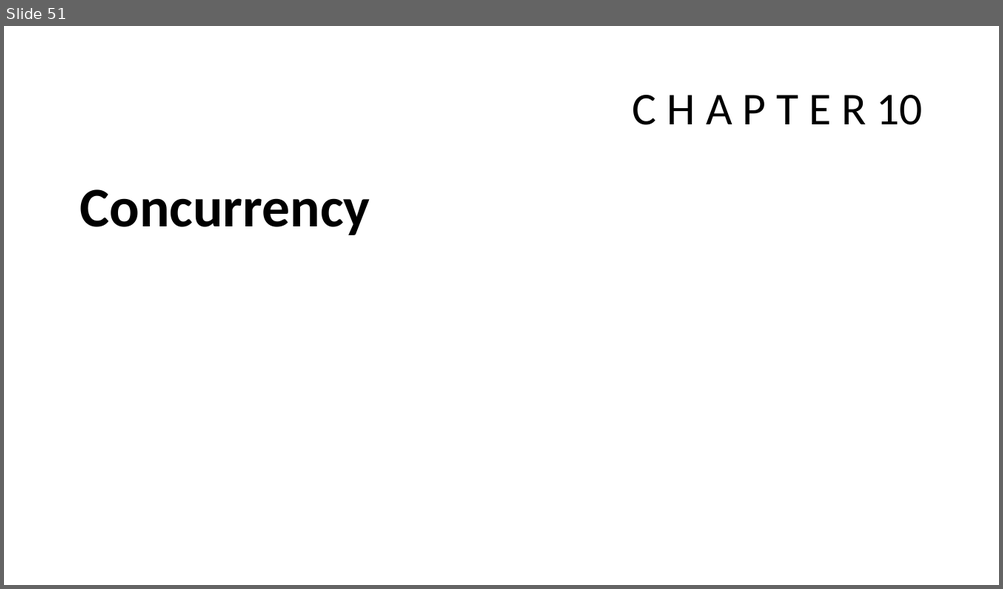
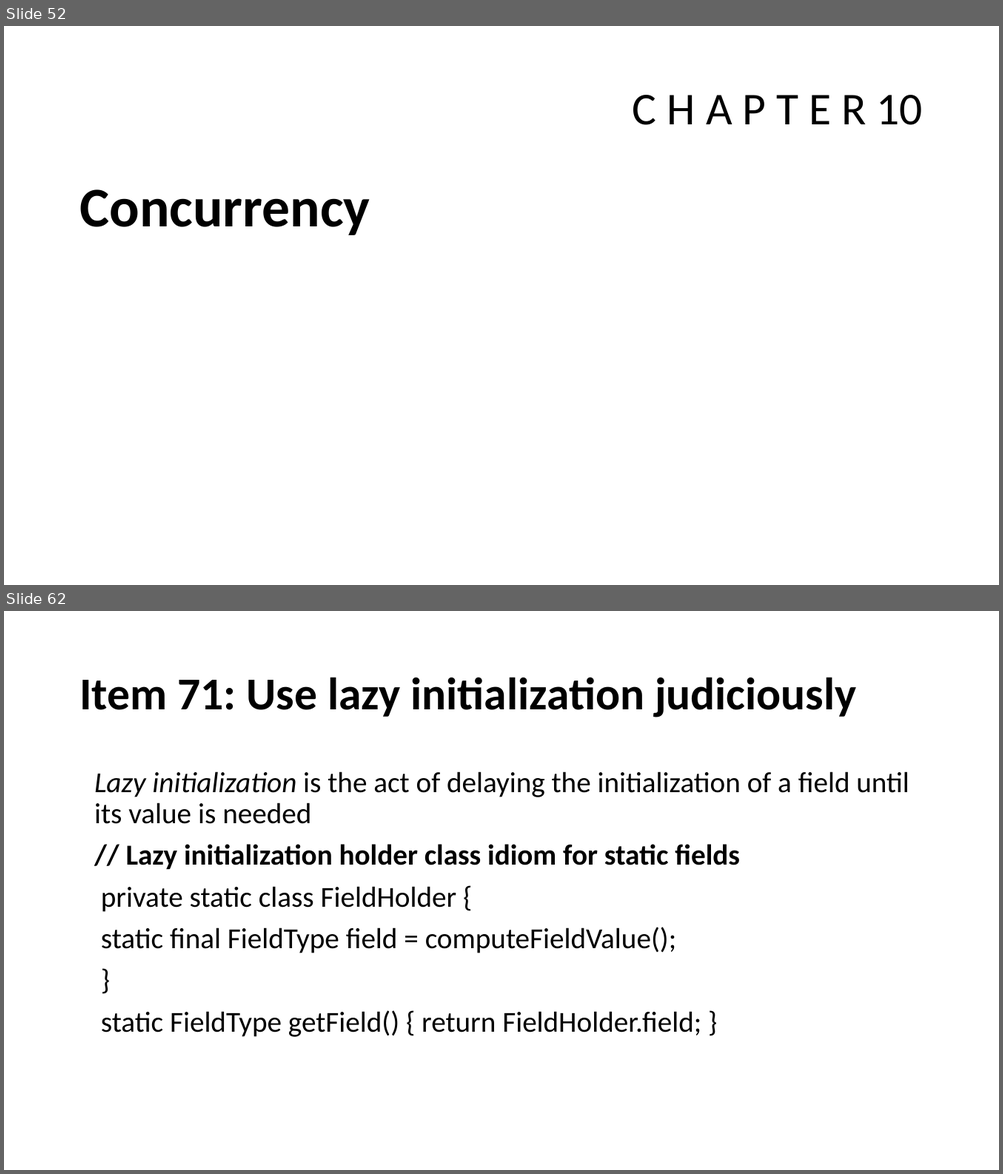
Before and after one commit to javamaster-llc/effective-java-examples-master, a slide deck: Study of Effective Java™.pptx. Shown one above the other, each under a label of ours: slide 51 before the commit, slides 52 and 62 after it; the slides between them are not shown. The pictures are 1003x589 and 1003x1174 pixels, drawn with LibreOffice and Linux fonts; fonts in the diff are those of the drawing. Boxes give left, top, right and bottom in pixels: in the first picture for what was removed or moved away, otherwise in the second. Text is boxed around its words. In the diff, an @@ line names an element or a change of style, - is before the commit and + after.

```diff
--- a/Study of Effective Java™.pptx
+++ b/Study of Effective Java™.pptx
@@ slide 62 added at <box>4,611,999,1170</box>, background #FFFFFF @@
@@ title added at <box>79,677,856,718</box>, 44 pt, text #000000, bold @@
+Item 71: Use lazy initialization judiciously
@@ text added at <box>94,772,909,1037</box>, 28 pt, text #000000 @@
+Lazy initialization is the act of delaying the initialization of a field until its value is needed
+// Lazy initialization holder class idiom for static fields
+private static class FieldHolder {
+static final FieldType field = computeFieldValue();
+}
+static FieldType getField() { return FieldHolder.field; }
@@ what was slide 51 is now slide 52 @@
```
Also in this commit, not shown: 2 slides changed, 19 other slides added.
